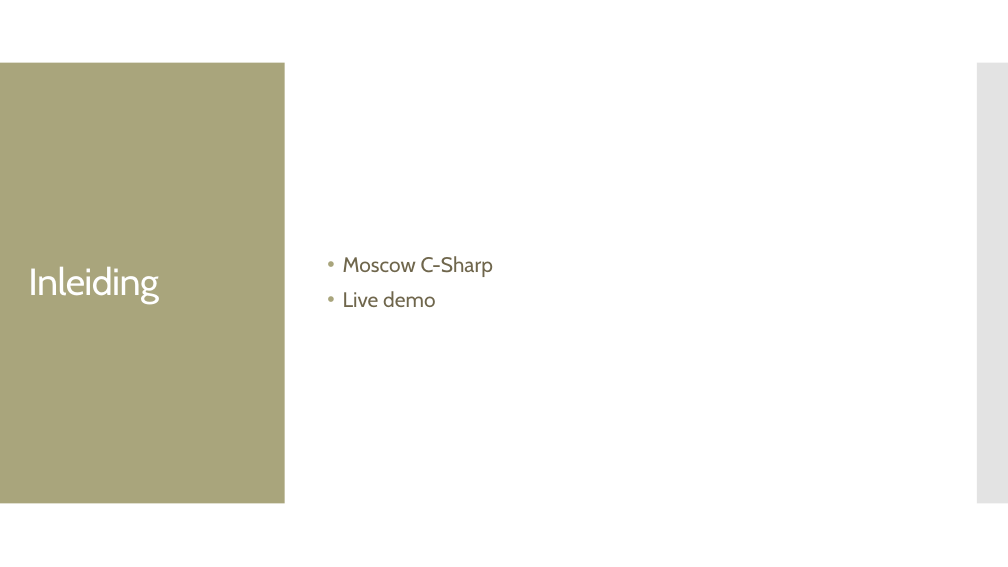
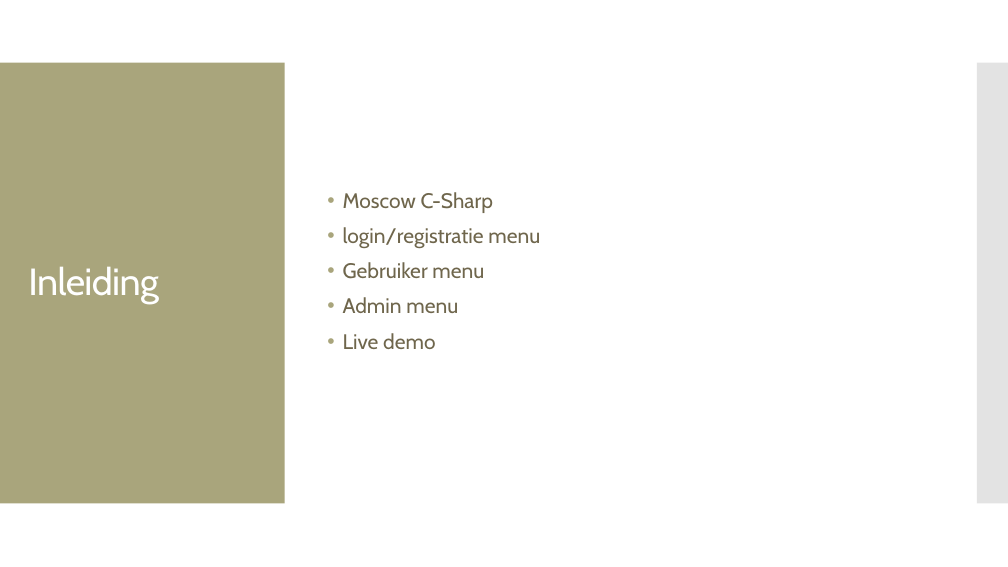
Before and after one commit to Groep1FIFA/project_fifa, a slide deck: slide 2 of documenten/presentatie/cs_presentatie.pptx. Drawn at 1008x567 pixels with LibreOffice and Linux fonts; fonts in the diff are those of the drawing. Boxes give left, top, right and bottom in pixels: in the first picture for what was removed or moved away, otherwise in the second. Text is boxed around its words. In the diff, an @@ line names an element or a change of style, - is before the commit and + after.

Commit message:
Powerpoint Finish

```diff
--- a/documenten/presentatie/cs_presentatie.pptx
+++ b/documenten/presentatie/cs_presentatie.pptx
@@ text at [343,227,540,313]: paragraphs added @@
+• login/registratie menu
+• Gebruiker menu
+• Admin menu
```
Also in this commit, not shown: 1 other slide changed, 3 slides added, 13 other files.
